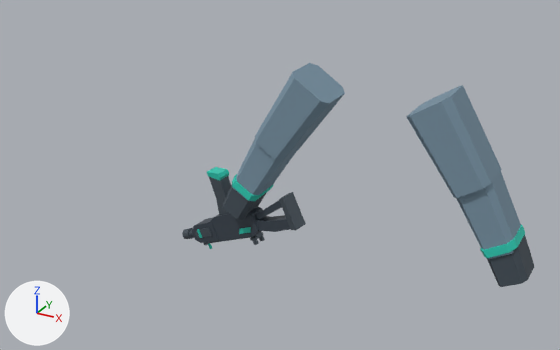
One commit to the Blender file Characters/First_Person_Arms_01/First_Person_Arms_01.blend: the scene before it, then after it.
The view is the same before and after, from a camera (50 mm lens) standing at (1.05, -2.65, 2.31) and looking at (-0.36, -0.08, 1.02). The lights are fixed; the arrows at lower left show +X, +Y and +Z. The first picture is the older version.

The first picture shows 'Player_Forearm_L', 'Player_Forearm_R', 'Player_Hand_L', 'Player_Hand_R', 'Player_UpperArm_L', 'Player_UpperArm_R', 'Player_Wrist_Accent_L', 'Rifle_Body', 'Rifle_Magazine', 'Rifle_Stock_Pad', 'Rifle_Stock_Upper' and 7 more.
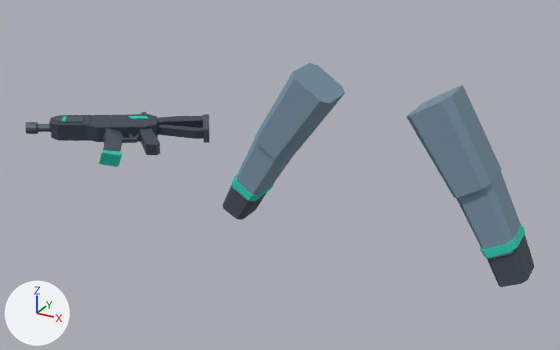
ob_fp_weapon_root is not drawn itself; it is the parent of ob_rifle_body, ob_rifle_handguard, ob_rifle_barrel, ob_rifle_muzzle, ob_rifle_stock_upper, ob_rifle_stock_lower, ob_rifle_stock_pad, ob_rifle_pistol_grip.

Location of each change, (x1, y1, x2, y2) in pixels of the pictures (560 x 350 px):
```json
{"object": "Rifle_Body", "change": "moved, turned", "before": [210, 207, 263, 241], "after": [85, 114, 158, 142]}
{"object": "Rifle_Magazine", "change": "turned, moved", "before": [207, 167, 231, 215], "after": [99, 128, 123, 167]}
{"object": "Rifle_Handguard", "change": "moved, turned", "before": [192, 217, 219, 243], "after": [49, 115, 92, 141]}
{"object": "Rifle_Stock_Upper", "change": "moved, turned", "before": [255, 215, 290, 232], "after": [157, 116, 203, 128]}
{"object": "Rifle_Stock_Pad", "change": "moved, turned", "before": [279, 192, 306, 230], "after": [202, 114, 209, 143]}
{"object": "Rifle_Stock_Lower", "change": "moved, turned", "before": [255, 200, 282, 220], "after": [157, 124, 204, 139]}
{"object": "Rifle_Pistol_Grip", "change": "moved, turned", "after": [139, 128, 160, 155], "on screen": "not visible before"}
{"object": "Rifle_Muzzle", "change": "moved, turned", "before": [182, 228, 194, 239], "after": [25, 122, 38, 134]}
{"object": "Rifle_Barrel", "change": "moved, turned", "before": [189, 230, 193, 237], "after": [36, 124, 51, 132]}
{"object": "Rifle_Handguard_Panel_Right", "change": "moved, turned", "after": [55, 117, 84, 122], "on screen": "not visible before"}
{"object": "Rifle_Handguard_Panel_Left", "change": "moved, turned", "before": [195, 228, 212, 238], "on screen": "not visible afterwards"}
{"object": "Rifle_Trigger_Guard", "change": "moved, turned", "after": [122, 134, 140, 143], "on screen": "not visible before"}
{"object": "Rifle_Receiver_Accent_Left", "change": "moved, turned", "before": [239, 227, 251, 234], "on screen": "not visible afterwards"}
{"object": "Rifle_Top_Rail", "change": "moved, turned", "before": [210, 232, 262, 243], "on screen": "not visible afterwards"}
{"object": "Rifle_Receiver_Accent_Right", "change": "moved, turned", "after": [128, 116, 149, 119], "on screen": "not visible before"}
{"object": "Rifle_Rear_Sight_Base", "change": "moved, turned", "before": [250, 232, 264, 241], "on screen": "not visible afterwards"}
{"object": "Rifle_Rear_Sight_Right", "change": "moved, turned", "before": [259, 236, 265, 241], "on screen": "not visible afterwards"}
{"object": "Rifle_Rear_Sight_Left", "change": "moved, turned", "before": [252, 239, 259, 245], "on screen": "not visible afterwards"}
{"object": "Rifle_Trigger", "change": "moved, turned", "after": [128, 133, 134, 138], "on screen": "not visible before"}
{"object": "Rifle_Handguard_Accent_Right", "change": "moved, turned", "after": [62, 117, 67, 122], "on screen": "not visible before"}
{"object": "Rifle_Front_Sight_Post", "change": "moved, turned", "before": [208, 243, 212, 249], "on screen": "not visible afterwards"}
```

Edits to the scene script, one JSON object a line:
```json
{"op": "set", "path": "ob_rifle_magazine.rotation_euler", "old": "(0.0, 0.0, 0.0)", "new": "(-0.0229, -0.154, 0.306)", "note": "degrees (0, 0, 0) -> degrees (-1.3, -8.8, 18)"}
{"op": "set", "path": "ob_fp_weapon_root.location", "old": "(-0.679, 0.0209, 0.741)", "new": "(-1.105, -0.211, 1.107)"}
{"op": "set", "path": "ob_fp_weapon_root.rotation_euler", "old": "(-0.084, 2.697, -0.242)", "new": "(1.434, -0.0167, -2.555)", "note": "degrees (-4.8, 155, -14) -> degrees (82, -1, -146)"}
```
